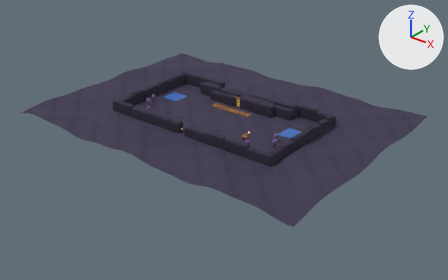
The glTF model public/world/stage.glb, before and after one commit.
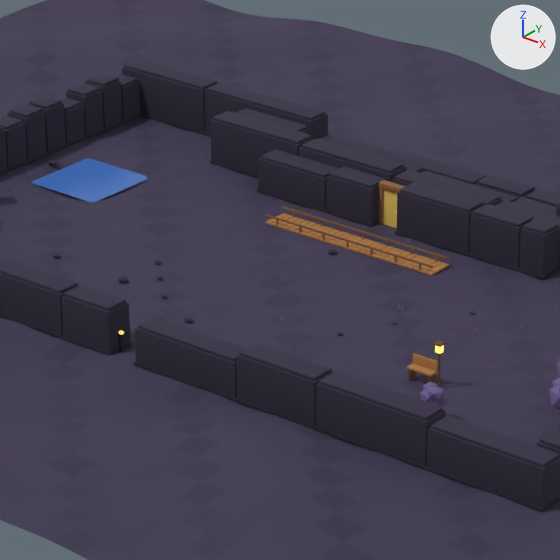
Each version is shown whole from a 50 mm lens placed at (69.8, -76.3, 38.3), pointed at (16.5, -9.8, -2.9), then close up on the part from 35% to 61% of the width and 21% to 63% of the height. Every picture has the same lights, and +X, +Y and +Z are marked at upper right. The first two pictures are the older version. Vertices at exactly the same position are counted once.

The older version as bpy lines, for what is in view:
```python
me_bridges = bpy.data.meshes.new('bridges')
me_bridges.from_pydata(...)  # 3088 vertices, 6048 faces; spans x 11.0..18.0, y -5.98..-5.02, z -0.01..0.33
# faces by material slot: [3024, 3024]
me_bridges.materials.append(mat_plank)  # brown #b07a45
me_bridges.materials.append(mat_rail)  # brown #7b5530
me_ground = bpy.data.meshes.new('ground')
me_ground.from_pydata(...)  # 7575 vertices, 14800 faces; spans x -10.0..40.0, y -27.0..10.0, z -0.5..1.0
me_ground.materials.append(mat_ground)
me_props = bpy.data.meshes.new('props')
me_props.from_pydata(...)  # 1053 vertices, 1726 faces; spans x 1.5..28.2, y -16.6..-1.4, z 0.0..1.5
# faces by material slot: [324, 128, 324, 216, 414, 320]
me_props.materials.append(mat_frame)  # brown #8c6137
me_props.materials.append(mat_bench_dark)  # brown #694929
me_props.materials.append(mat_lamp)  # yellow #ffd86b, glowing yellow #ffd86b
me_props.materials.append(mat_pillar)  # dark purple #231e2f
me_props.materials.append(mat_tuft)  # purple #79679e
me_props.materials.append(mat_rock)  # dark purple #2c253a
ob_bridges = bpy.data.objects.new('bridges', me_bridges)
ob_bridges.location = (0.0, 0.0, 0.0)
ob_ground = bpy.data.objects.new('ground', me_ground)
ob_ground.location = (0.0, 0.0, 0.0)
ob_props = bpy.data.objects.new('props', me_props)
ob_props.location = (0.0, 0.0, 0.0)
# also in view: 'water' at (15.0, -6.5, -0.1); 'walls' at (15.0, -8.5, 0.9)
```
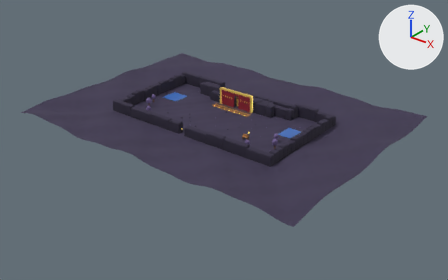
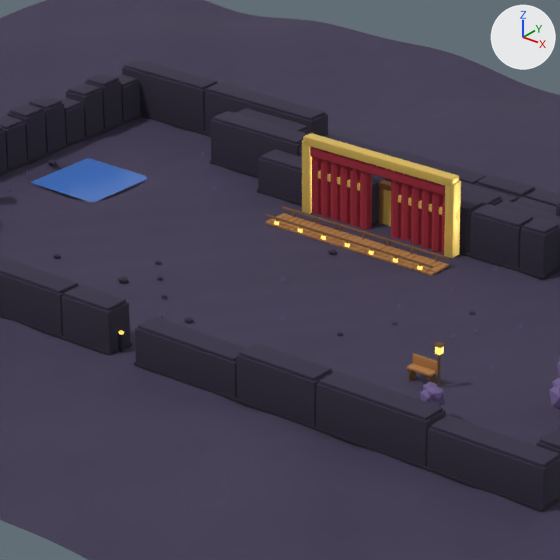
What differs and where, as boxes [x1, y1, x2, y2] in the close-ups (560 x 560 px; the box of a moved part takes in the faces that stretch with it):
'props', reshaped (7% taller)
    before: [8, 154, 541, 439]
    after: [8, 133, 541, 439]
part 1 of me_props, added (red)
    after: [360, 171, 372, 230]
part 2 of me_props, added (red)
    after: [350, 168, 360, 227]
part 3 of me_props, added (red)
    after: [340, 165, 350, 224]
part 4 of me_props, added (red)
    after: [331, 162, 340, 221]
part 5 of me_props, added (red)
    after: [321, 159, 331, 218]
part 6 of me_props, added (red)
    after: [312, 157, 321, 214]
part 7 of me_props, added (red)
    after: [391, 180, 401, 239]
part 8 of me_props, added (red)
    after: [421, 189, 432, 248]
part 9 of me_props, added (red)
    after: [431, 192, 443, 252]
part 10 of me_props, added (mostly hidden)
    after: [441, 195, 445, 254]
part 11 of me_props, added (red)
    after: [310, 146, 445, 195]
part 12 of me_props, added (mostly hidden)
    after: [318, 171, 360, 191]
part 13 of me_props, added
    after: [398, 195, 460, 219]
part 14 of me_props, added (yellow)
    after: [303, 133, 459, 185]
part 15 of me_props, added (yellow)
    after: [302, 140, 312, 214]
part 16 of me_props, added (yellow)
    after: [444, 181, 461, 258]
part 17 of me_props, moved or reshaped
    before: [434, 340, 446, 353]
    after: [435, 344, 445, 354]
part 18 of me_props, built on
    after: [401, 183, 422, 245]

Edits to the bpy script that builds the scene:
```text
Change me_props:
    remove me_props.from_pydata(...)  # 1053 vertices, 1726 faces; spans x 1.5..28.2, y -16.6..-1.4, z 0.0..1.5
    add me_props.from_pydata(...)  # 1973 vertices, 3466 faces; spans x 1.5..28.2, y -16.6..-1.4, z 0.0..2.8
    me_props part 1: a new loose piece, an 8-sided cylinder along z spanning x 13.65..14.05, y -4.32..-3.92, z 0.0..2.5, in mat_curtain (red #9b2335)
    me_props part 2: a new loose piece, an 8-sided cylinder along z spanning x 13.23..13.63, y -4.32..-3.92, z 0.0..2.5, in mat_curtain (red #9b2335)
    me_props part 3: a new loose piece, an 8-sided cylinder along z spanning x 12.81..13.21, y -4.32..-3.92, z 0.0..2.5, in mat_curtain (red #9b2335)
    me_props part 4: a new loose piece, an 8-sided cylinder along z spanning x 12.39..12.79, y -4.32..-3.92, z 0.0..2.5, in mat_curtain (red #9b2335)
    me_props part 5: a new loose piece, an 8-sided cylinder along z spanning x 11.97..12.37, y -4.32..-3.92, z 0.0..2.5, in mat_curtain (red #9b2335)
    me_props part 6: a new loose piece, an 8-sided cylinder along z spanning x 11.55..11.95, y -4.32..-3.92, z 0.0..2.5, in mat_curtain (red #9b2335)
    me_props part 7: a new loose piece, an 8-sided cylinder along z spanning x 14.95..15.35, y -4.32..-3.92, z 0.0..2.5, in mat_curtain (red #9b2335)
    me_props part 8: a new loose piece, an 8-sided cylinder along z spanning x 16.21..16.61, y -4.32..-3.92, z 0.0..2.5, in mat_curtain (red #9b2335)
    me_props part 9: a new loose piece, an 8-sided cylinder along z spanning x 16.63..17.03, y -4.32..-3.92, z 0.0..2.5, in mat_curtain (red #9b2335)
    me_props part 10: a new loose piece, an 8-sided cylinder along z spanning x 17.05..17.45, y -4.32..-3.92, z 0.0..2.5, in mat_curtain (red #9b2335)
    me_props part 11: the loose piece of 56 vertices spanning x 14.0..15.0, y -3.7..-3.3, z 1.3..1.5 is copied, and the copy is scaled about its middle by (6.22, 1.03, 2.54), then moved by (0.0, -0.7, 0.9), in mat_curtain (red #9b2335); it spans x 11.5..17.5, y -4.4..-4.1, z 2.1..2.5
    me_props part 12: the loose piece of 56 vertices spanning x 14.0..15.0, y -3.7..-3.3, z 1.3..1.5 is copied, and the copy is scaled about its middle by (2.68, 0.579, 1.53), then moved by (-1.9, -0.7, 0.0), in mat_gold (yellow #ffd86b); it spans x 11.3..13.9, y -4.3..-4.1, z 1.3..1.6
    me_props part 13: the loose piece of 56 vertices spanning x 14.0..15.0, y -3.7..-3.3, z 1.3..1.5 is copied, and the copy is scaled about its middle by (2.68, 0.579, 1.53), then moved by (1.9, -0.7, 0.0), in mat_gold (yellow #ffd86b); it spans x 15.1..17.7, y -4.3..-4.1, z 1.3..1.6
    me_props part 14: the loose piece of 56 vertices spanning x 14.0..15.0, y -3.7..-3.3, z 1.3..1.5 is copied, and the copy is scaled about its middle by (6.4, 1.42, 1.76), then moved by (0.0, -0.7, 1.2), in mat_gold (yellow #ffd86b); it spans x 11.4..17.6, y -4.4..-4.0, z 2.5..2.8
    me_props part 15: the loose piece of 56 vertices spanning x 14.0..14.1, y -3.6..-3.4, z 0.0..1.4 is copied, and the copy is scaled about its middle by (2.66, 1.65, 1.94), then moved by (-2.6, -0.7, 0.6), in mat_gold (yellow #ffd86b); it spans x 11.3..11.7, y -4.4..-4.0, z 0.0..2.6
    me_props part 16: the loose piece of 56 vertices spanning x 14.9..15.0, y -3.6..-3.4, z 0.0..1.4 is copied, and the copy is scaled about its middle by (2.66, 1.65, 1.94), then moved by (2.6, -0.7, 0.6), in mat_gold (yellow #ffd86b); it spans x 17.3..17.7, y -4.4..-4.0, z 0.0..2.6
    me_props part 17: 10 vertices moved within x 23.0..23.2, y -12.6..-12.4, z 1.4; 30 vertices removed from x 23.0..23.2, y -12.6..-12.4, z 1.5; 30 vertices added at x 23.0..23.2, y -12.6..-12.4, z 1.4
    me_props part 18: 1 vertex moved within x 15.8, y -4.3, z 0.0; 32 vertices added at x 15.4..16.2, y -4.3..-3.9, z 0.0..2.5
    other edits to the shape of me_props do not show in these pictures
    add me_props.materials.append(mat_curtain)  # red #9b2335
    add me_props.materials.append(mat_gold)  # yellow #ffd86b
```
